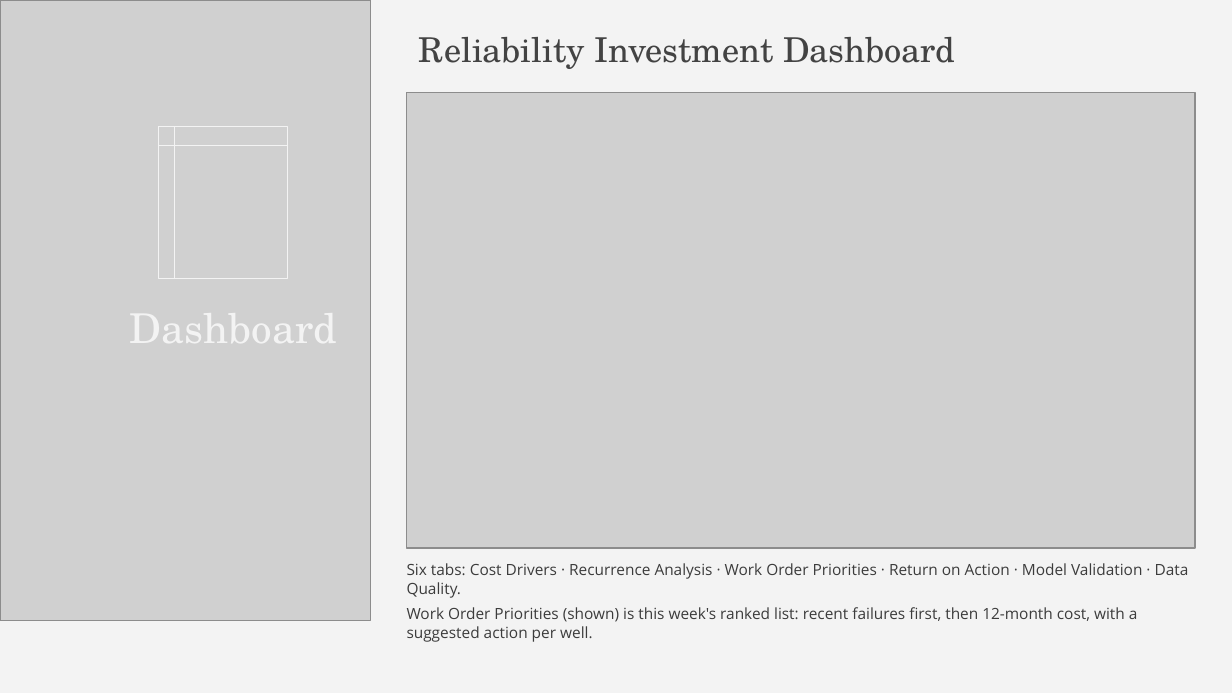
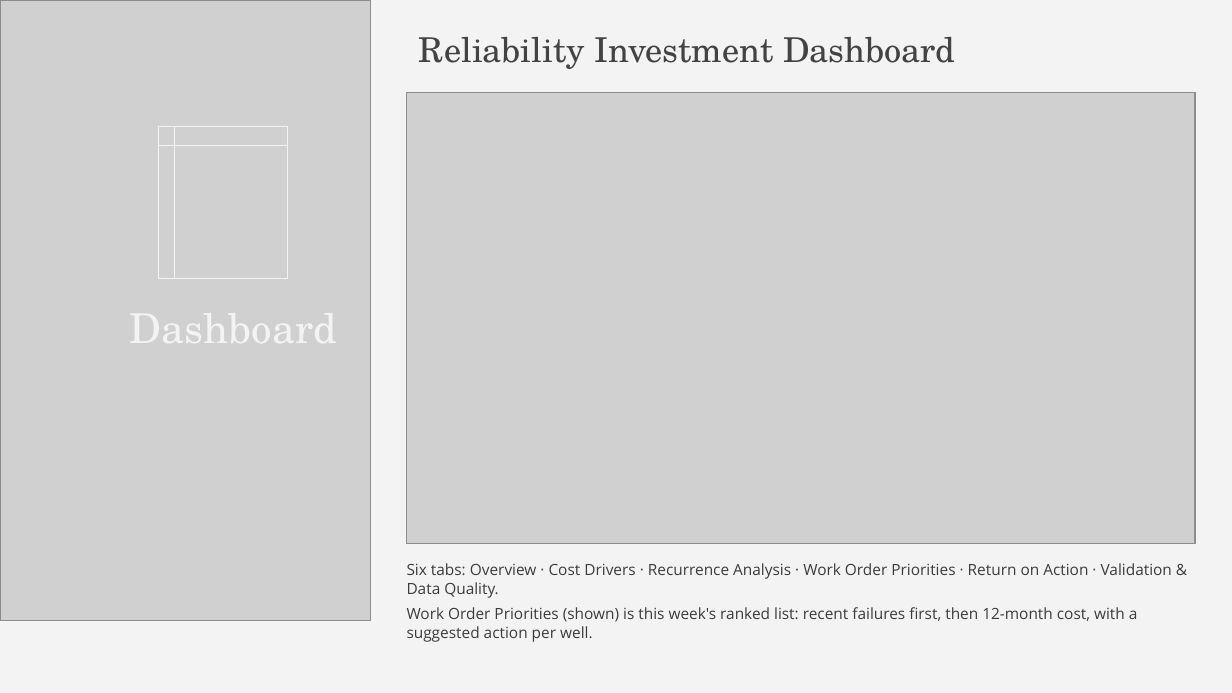
Before and after one commit to Angie629/dsmlc2026, a slide deck: slide 14 of docs/Bad Actors - DSMLC Datathon 2026.pptx. Drawn at 1232x693 pixels with LibreOffice and Linux fonts; fonts in the diff are those of the drawing; grey boxes stand for pictures. Boxes give left, top, right and bottom in pixels: in the first picture for what was removed or moved away, otherwise in the second. Text is boxed around its words. In the diff, an @@ line names an element or a change of style, - is before the commit and + after.

Commit message:
updated the screenshots for the dashboard and slides

```diff
--- a/docs/Bad Actors - DSMLC Datathon 2026.pptx
+++ b/docs/Bad Actors - DSMLC Datathon 2026.pptx
@@ picture resized from (x1=407, y1=92, x2=1195, y2=548) to (x1=407, y1=92, x2=1195, y2=543) @@
@@ text at (x1=407, y1=563, x2=1172, y2=598): text changed @@
-Six tabs: Cost Drivers · Recurrence Analysis · Work Order Priorities · Return on Action · Model Validation · Data Quality.
+Six tabs: Overview · Cost Drivers · Recurrence Analysis · Work Order Priorities · Return on Action · Validation & Data Quality.
```
Also in this commit, not shown: 6 other slides changed, 14 other files.
